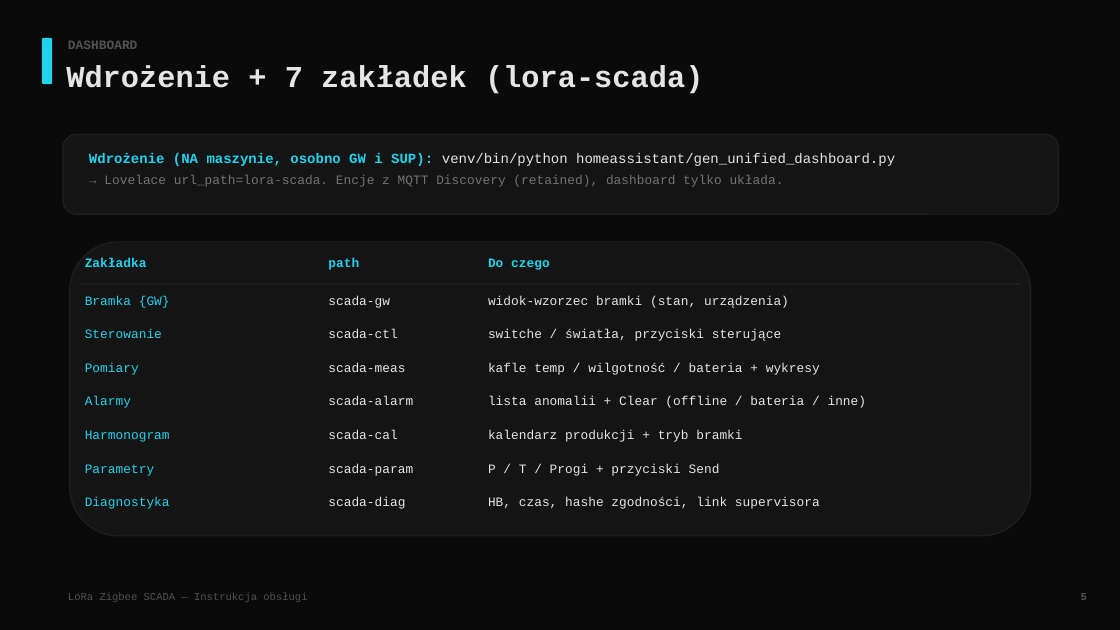
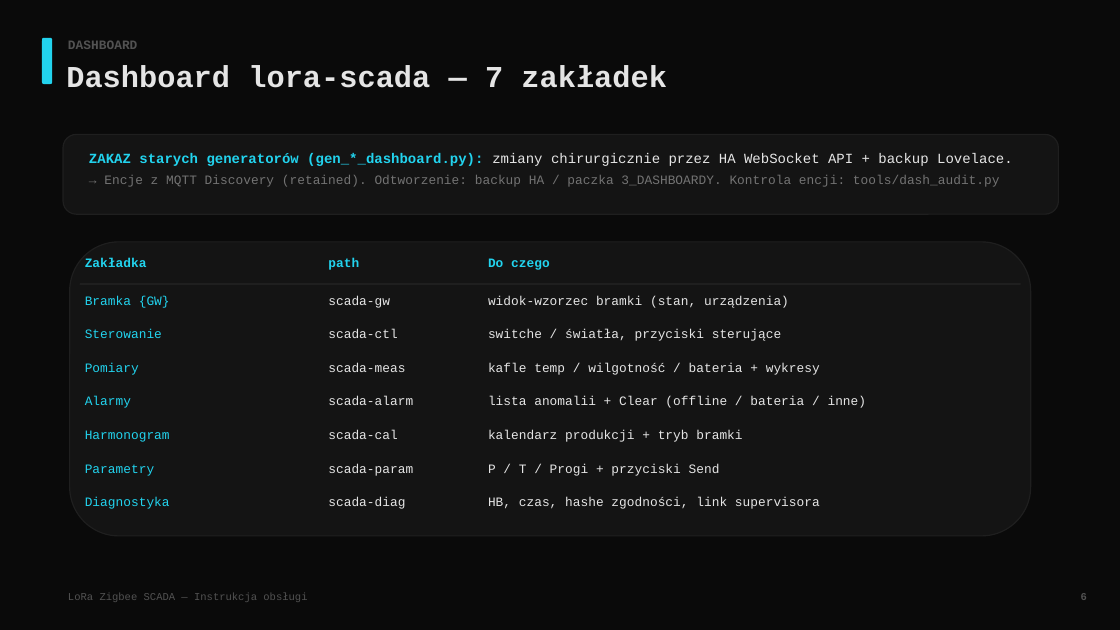
Before and after one commit to sodo1234/meshtastic-gateway, a slide deck: slide 7 of docs/RUNBOOK_prezentacja.pptx (slide 6 before the commit). Drawn at 1120x630 pixels with LibreOffice and Linux fonts; fonts in the diff are those of the drawing. Boxes give left, top, right and bottom in pixels: in the first picture for what was removed or moved away, otherwise in the second. Text is boxed around its words. In the diff, an @@ line names an element or a change of style, - is before the commit and + after.

```diff
--- a/docs/RUNBOOK_prezentacja.pptx
+++ b/docs/RUNBOOK_prezentacja.pptx
@@ text at (66,65,667,88): text changed @@
-Wdrożenie + 7 zakładek (lora-scada)
+Dashboard lora-scada — 7 zakładek
@@ text at (89,153,1013,187): text changed; size 12 to 11 pt @@
-Wdrożenie (NA maszynie, osobno GW i SUP): venv/bin/python homeassistant/gen_unified_dashboard.py
-→ Lovelace url_path=lora-scada. Encje z MQTT Discovery (retained), dashboard tylko układa.
+ZAKAZ starych generatorów (gen_*_dashboard.py): zmiany chirurgicznie przez HA WebSocket API + backup Lovelace.
+→ Encje z MQTT Discovery (retained). Odtworzenie: backup HA / paczka 3_DASHBOARDY. Kontrola encji: tools/dash_audit.py
```
Also in this commit, not shown: 11 other slides changed, 4 slides added, 3 other files.
